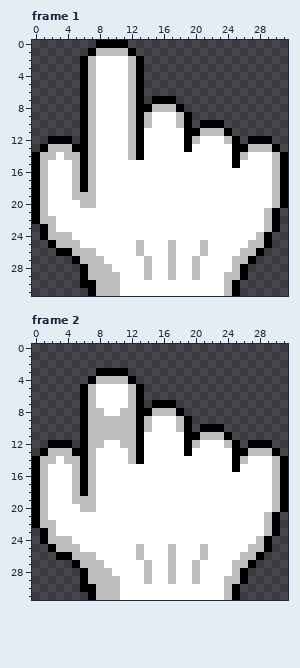
File history of a pixel-art file, origdata/handcursor.ase. Above is the file before it was changed.
32x32 pixels, 2 frames. Shown: frame 1, frame 2.
Now the later version:
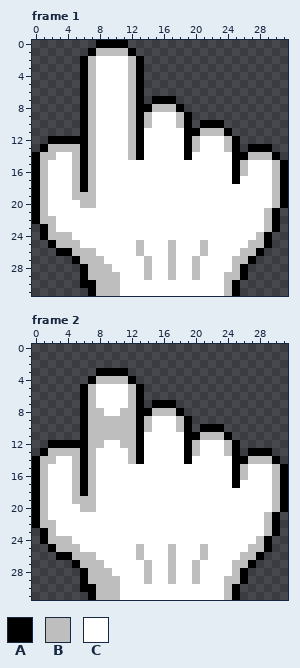
Palette (. is transparent): A #000000  B #bebebe  C #ffffff
Edits made:
{"where": "frame 1"}
{"frame":1,"y":12,"x":5,"old":".","new":"A"}
{"frame":1,"y":12,"x":27,"old":"AAA","new":"..."}
{"frame":1,"y":13,"x":5,"old":"A","new":"B"}
{"frame":1,"y":13,"x":20,"old":"C","new":"B"}
{"frame":1,"y":13,"x":24,"old":"C","new":"B"}
{"frame":1,"y":13,"x":26,"old":"ABBBA","new":".AAA."}
{"frame":1,"y":14,"x":4,"old":"B","new":"C"}
{"frame":1,"y":14,"x":19,"old":"C","new":"A"}
{"frame":1,"y":14,"x":26,"old":"BCCCBA","new":"ABBBA."}
{"frame":1,"y":15,"x":26,"old":"C","new":"B"}
{"frame":1,"y":16,"x":25,"old":"CC","new":"AB"}
{"frame":1,"y":17,"x":25,"old":"C","new":"A"}
{"where": "frame 2"}
{"frame":2,"y":12,"x":5,"old":".","new":"A"}
{"frame":2,"y":12,"x":27,"old":"AAA","new":"..."}
{"frame":2,"y":13,"x":5,"old":"A","new":"B"}
{"frame":2,"y":13,"x":20,"old":"C","new":"B"}
{"frame":2,"y":13,"x":24,"old":"C","new":"B"}
{"frame":2,"y":13,"x":26,"old":"ABBBA","new":".AAA."}
{"frame":2,"y":14,"x":4,"old":"B","new":"C"}
{"frame":2,"y":14,"x":19,"old":"C","new":"A"}
{"frame":2,"y":14,"x":26,"old":"BCCCBA","new":"ABBBA."}
{"frame":2,"y":15,"x":26,"old":"C","new":"B"}
{"frame":2,"y":16,"x":25,"old":"CC","new":"AB"}
{"frame":2,"y":17,"x":25,"old":"C","new":"A"}
